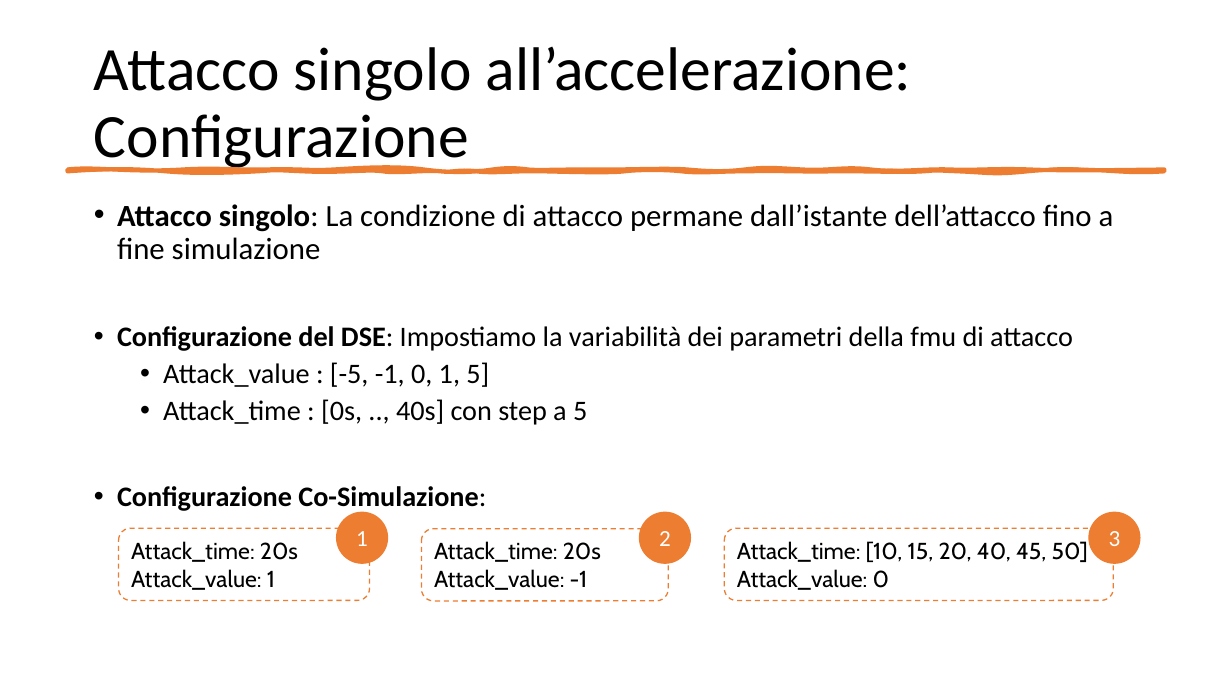
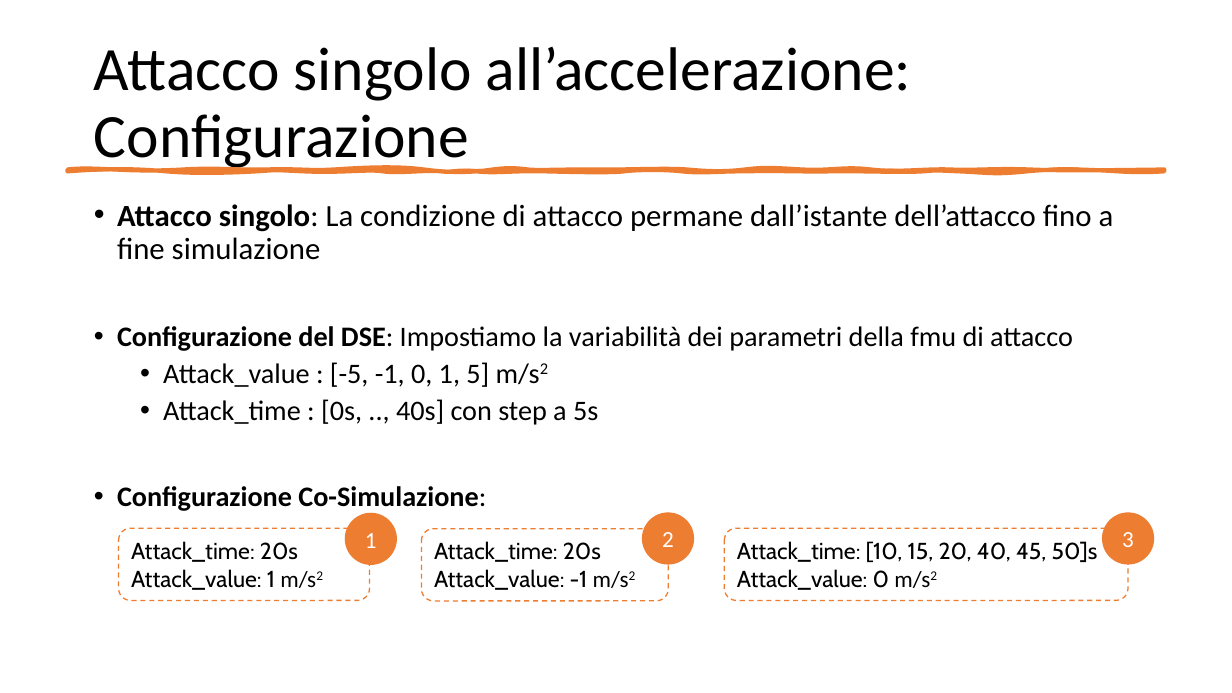
Before and after one commit to gerti98/FormalMethodsProject, a slide deck: slide 8 of Leading Car – Following Car.pptx. Drawn at 1232x693 pixels with LibreOffice and Linux fonts; fonts in the diff are those of the drawing. Boxes give left, top, right and bottom in pixels: in the first picture for what was removed or moved away, otherwise in the second. Text is boxed around its words. In the diff, an @@ line names an element or a change of style, - is before the commit and + after.

```diff
--- a/Leading Car – Following Car.pptx
+++ b/Leading Car – Following Car.pptx
@@ text at [163, 362, 598, 425]: text changed @@
-  • Attack_value : [-5, -1, 0, 1, 5]
-  • Attack_time : [0s, .., 40s] con step a 5
+  • Attack_value : [-5, -1, 0, 1, 5] m/s2
+  • Attack_time : [0s, .., 40s] con step a 5s
@@ ellipse "1": place and size @@
-ellipse "1" at [336, 512, 387, 563]
+ellipse "1" at [346, 514, 396, 565]
@@ rounded rectangle "Attack_time: [10, 15, 20, 40, ...": place and size @@
-rounded rectangle "Attack_time: [10, 15, 20, 40, ..." at [725, 529, 1114, 601]
+rounded rectangle "Attack_time: [10, 15, 20, 40, ..." at [725, 529, 1128, 601]
@@ ellipse "3": place and size @@
-ellipse "3" at [1090, 512, 1141, 563]
+ellipse "3" at [1103, 513, 1153, 564]
@@ text in rounded rectangle at [131, 569, 316, 590]: text changed @@
-Attack_value: 1
+Attack_value: 1 m/s2
@@ text in rounded rectangle at [434, 569, 629, 590]: text changed @@
-Attack_value: -1
+Attack_value: -1 m/s2
@@ text in rounded rectangle at [737, 541, 1098, 590]: text changed @@
-Attack_time: [10, 15, 20, 40, 45, 50]
-Attack_value: 0
+Attack_time: [10, 15, 20, 40, 45, 50]s
+Attack_value: 0 m/s2
```
Also in this commit, not shown: 13 other slides changed.
